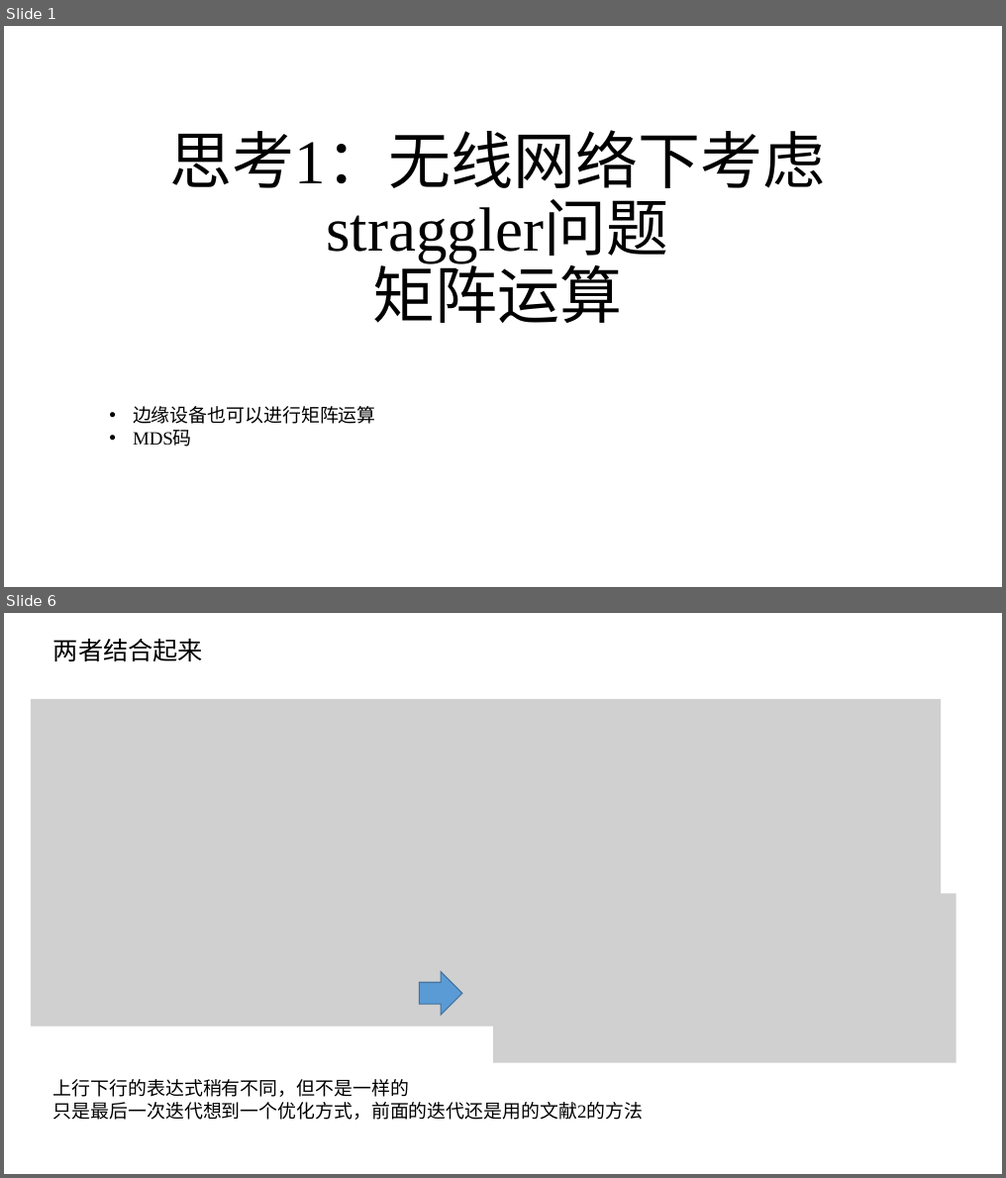
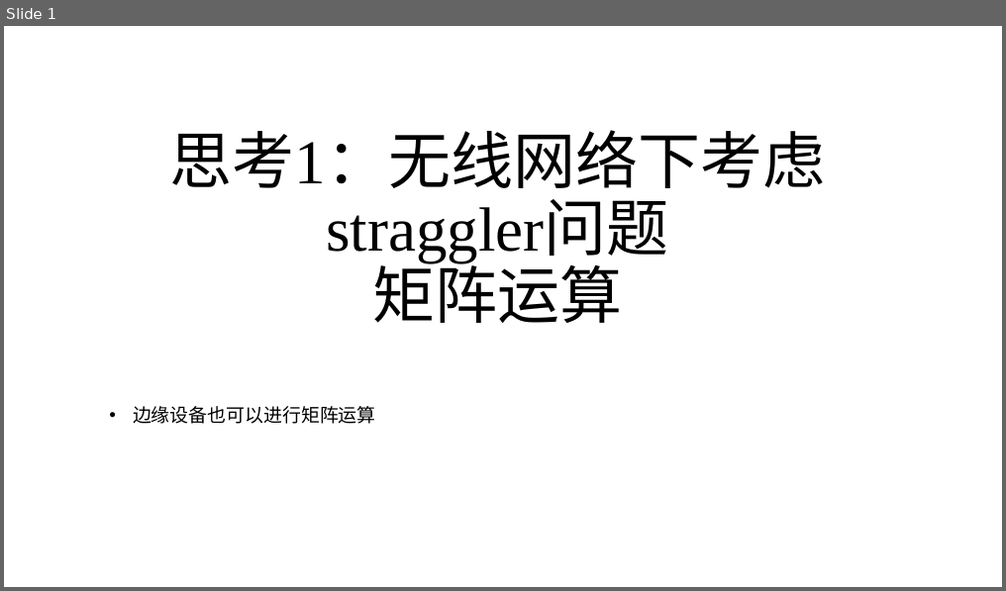
Before and after one commit to zhaojiayi/learning, a slide deck: EE/ppt/wireless_CDC_thinking1.pptx. Shown one above the other, each under a label of ours: slides 1 and 6 before the commit, slide 1 after it; the slides between them are not shown. The pictures are 1006x1178 and 1006x591 pixels, drawn with LibreOffice and Linux fonts; fonts in the diff are those of the drawing; grey boxes stand for pictures. Boxes give left, top, right and bottom in pixels: in the first picture for what was removed or moved away, otherwise in the second. Text is boxed around its words. In the diff, an @@ line names an element or a change of style, - is before the commit and + after.

```diff
--- a/EE/ppt/wireless_CDC_thinking1.pptx
+++ b/EE/ppt/wireless_CDC_thinking1.pptx
@@ slide 6 removed at bbox=[4, 613, 1002, 1174], background #FFFFFF @@
@@ title removed at bbox=[54, 638, 203, 662] @@
-两者结合起来
@@ picture removed at bbox=[30, 699, 941, 1026] @@
@@ picture removed at bbox=[494, 894, 957, 1063] @@
@@ right arrow removed at bbox=[420, 971, 463, 1015] @@
@@ text removed at bbox=[54, 1079, 643, 1120] @@
-上行下行的表达式稍有不同，但不是一样的
-只是最后一次迭代想到一个优化方式，前面的迭代还是用的文献2的方法
@@ slide 1 changed as well @@
@@ text at bbox=[133, 430, 192, 447]: paragraph removed @@
-• MDS码
```
Also in this commit, not shown: 6 slides added, 16 other slides removed, 6 other files.
